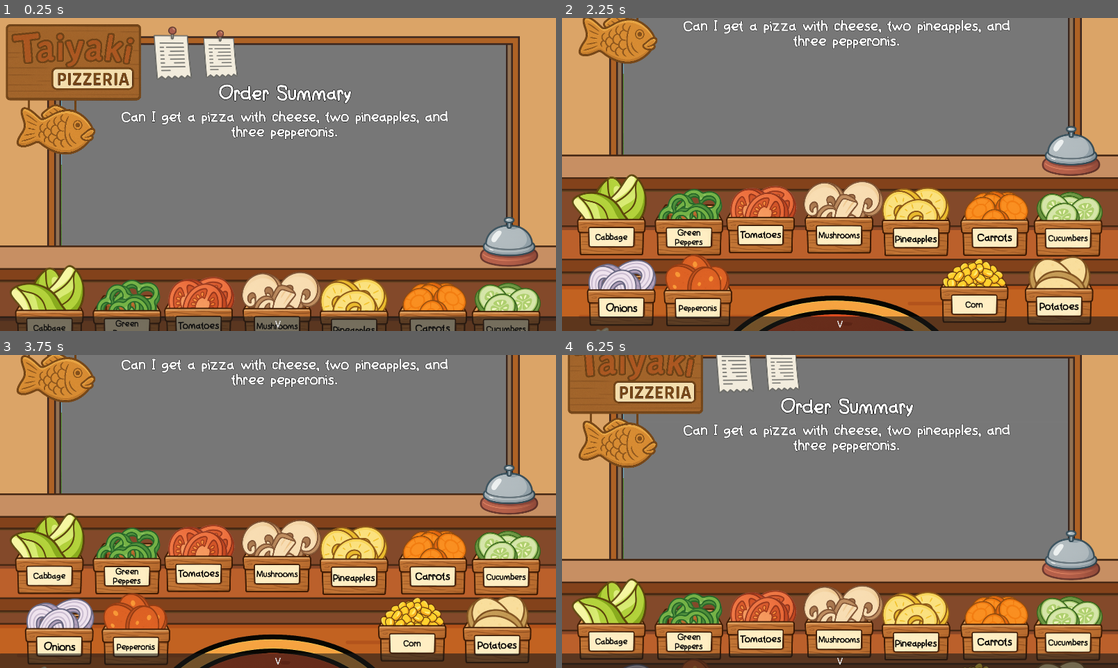
Above: before the commit, frames 1-4 (two rows, left to right).
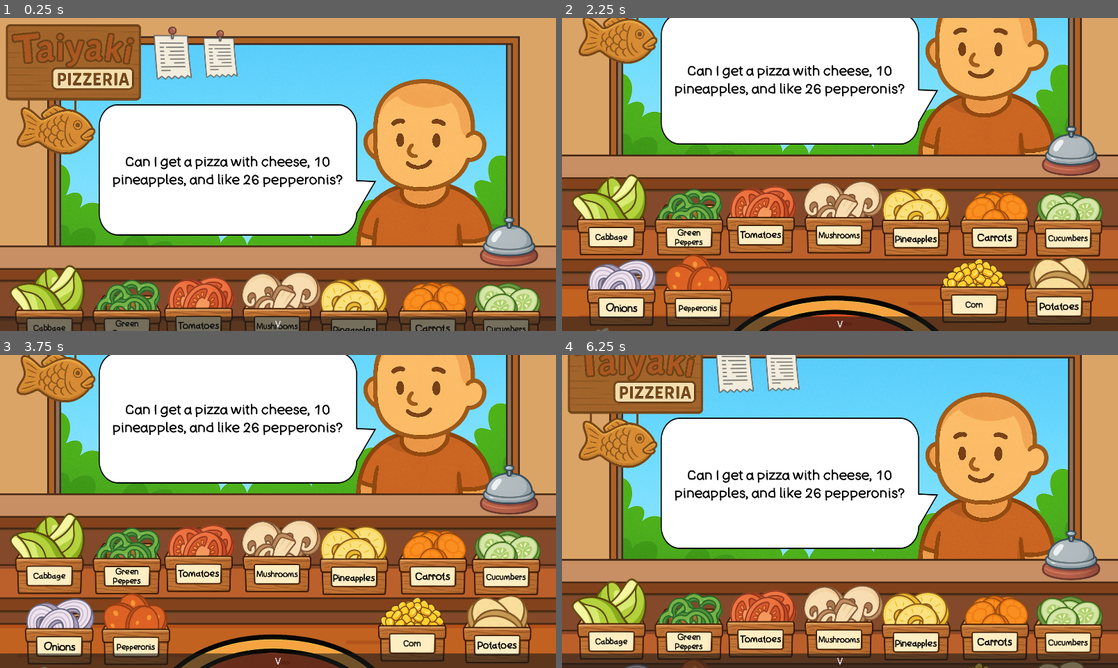
Above: after the commit, the same moments.

Repository: Griffii/Taiyaki_Pizzeria
Game: Godot game, scene res://scenes/the_food_truck.tscn
The game is run twice, just before and just after one commit, with the same random seed, the same clock (stepped at 60 frames per second) and the same inputs.
Inputs:
- Up to frame 1 (0.25 s): no input
- Up to frame 2 (2.25 s): click "V" at 0.5 s; click "LOCK" at 1.25 s; click "^" at 2 s
- Up to frame 3 (3.75 s): click "V" at 2.75 s; click "^" at 3.5 s
- Up to frame 4 (6.25 s): click "V" at 4.25 s; click "LOCK" at 5 s; click "^" at 5.75 s

The runs differ from the first frame. In frame 1, 46% of the frame differs, in the area x 11-91%, y 8-73%; in frame 2, 34%; in frame 3, 34%; in frame 4, 46%.

Commit message:
Shutter Menu update

Diff:
--- a/scenes/shutter_menu.tscn
+++ b/scenes/shutter_menu.tscn
@@ -60,7 +60,7 @@
 theme_override_constants/outline_size = 4
 theme_override_fonts/font = ExtResource("1_iyt2g")
 theme_override_font_sizes/font_size = 48
-text = "Can I get a pizza with cheese, two pineapples, and three pepperonis."
+text = "Can I get a pizza with cheese, 10 pineapples, and like 26 pepperonis?"
 horizontal_alignment = 1
 autowrap_mode = 3
 
--- /dev/null
+++ b/scenes/speech_bubble.tscn
@@ -0,0 +1,21 @@
+[gd_scene load_steps=3 format=3 uid="uid://cpxs2fn0cqik4"]
+
+[ext_resource type="Texture2D" uid="uid://w42faupd6su6" path="res://assets/ui/bubble.png" id="1_a8ruc"]
+[ext_resource type="FontFile" uid="uid://dcussgvmlehgx" path="res://assets/fonts/BadComic-Regular.ttf" id="2_x4eeu"]
+
+[node name="Bubble" type="Sprite2D"]
+texture = ExtResource("1_a8ruc")
+
+[node name="Label" type="Label" parent="."]
+offset_left = -453.0
+offset_top = -197.0
+offset_right = 385.0
+offset_bottom = 201.0
+theme_override_colors/font_color = Color(0, 0, 0, 1)
+theme_override_fonts/font = ExtResource("2_x4eeu")
+theme_override_font_sizes/font_size = 48
+text = "Can I get a pizza with cheese, 10 pineapples, and like 26 pepperonis?"
+horizontal_alignment = 1
+vertical_alignment = 1
+autowrap_mode = 3
+clip_text = true
--- a/scenes/the_food_truck.tscn
+++ b/scenes/the_food_truck.tscn
@@ -19,6 +19,7 @@
 [ext_resource type="PackedScene" uid="uid://dhynlot3ihvtc" path="res://scenes/Vegetable Containers/carrot_container.tscn" id="12_v4q71"]
 [ext_resource type="PackedScene" uid="uid://iroms3xaabon" path="res://scenes/Vegetable Containers/potato_container.tscn" id="14_jv1gi"]
 [ext_resource type="PackedScene" uid="uid://bni34byxgl8m8" path="res://scenes/Vegetable Containers/pepperoni_container.tscn" id="16_48hfl"]
+[ext_resource type="PackedScene" uid="uid://cpxs2fn0cqik4" path="res://scenes/speech_bubble.tscn" id="18_3tmb8"]
 [ext_resource type="PackedScene" uid="uid://bbxppojdka8u" path="res://scenes/Vegetable Containers/cheese_container.tscn" id="18_bu7uo"]
 [ext_resource type="PackedScene" uid="uid://b3p727tvn6smd" path="res://scenes/trash.tscn" id="19_bu7uo"]
 [ext_resource type="PackedScene" uid="uid://c8rx3ilcgvsgo" path="res://scenes/bell.tscn" id="20_xhruc"]
@@ -31,7 +32,11 @@
 texture = SubResource("CanvasTexture_fo2rx")
 modulate_color = Color(0.741176, 0.741176, 0.741176, 0.741176)
 
-[node name="The Food Truck" type="Node2D"]
+[sub_resource type="StyleBoxTexture" id="StyleBoxTexture_3tmb8"]
+texture = SubResource("CanvasTexture_fo2rx")
+modulate_color = Color(0.741176, 0.741176, 0.741176, 0.741176)
+
+[node name="TheFoodTruck" type="Node2D"]
 script = ExtResource("1_fo2rx")
 
 [node name="Camera" type="Camera2D" parent="."]
@@ -45,6 +50,7 @@
 script = ExtResource("1_4p834")
 
 [node name="Shutter_Menu" parent="." instance=ExtResource("3_1vidy")]
+visible = false
 
 [node name="UI_Layer" type="CanvasLayer" parent="."]
 scale = Vector2(0.5, 0.5)
@@ -98,6 +104,18 @@
 theme_override_styles/hover = SubResource("StyleBoxTexture_fo2rx")
 text = "LOCK"
 
+[node name="Close_Button" type="Button" parent="UI_Layer"]
+visible = false
+z_index = 10
+z_as_relative = false
+offset_left = 3234.0
+offset_top = 234.0
+offset_right = 3456.0
+offset_bottom = 436.0
+theme_override_font_sizes/font_size = 32
+theme_override_styles/hover = SubResource("StyleBoxTexture_3tmb8")
+text = "CLOSE"
+
 [node name="ThePizzaTruckInterior01" type="Sprite2D" parent="."]
 z_index = -1
 position = Vector2(960, 945)
@@ -159,6 +177,10 @@
 food_type = "Cheese"
 
 [node name="Customer Container" type="Node" parent="."]
+
+[node name="Bubble" parent="Customer Container" instance=ExtResource("18_3tmb8")]
+z_index = -2
+position = Vector2(820, 524)
 
 [node name="Customer01" type="Sprite2D" parent="Customer Container"]
 z_index = -2
@@ -205,3 +227,4 @@
 [connection signal="pressed" from="UI_Layer/MarginContainer/Up_Button" to="UI_Layer" method="_on_up_button_pressed"]
 [connection signal="pressed" from="UI_Layer/MarginContainer/Down_Button" to="UI_Layer" method="_on_down_button_pressed"]
 [connection signal="pressed" from="UI_Layer/Lock_Button" to="." method="_on_lock_button_pressed"]
+[connection signal="pressed" from="UI_Layer/Close_Button" to="." method="_on_close_button_pressed"]
--- a/scripts/main_scene.gd
+++ b/scripts/main_scene.gd
@@ -4,6 +4,8 @@
 @onready var lock_button = $UI_Layer/Lock_Button
 @onready var pizza_area = $"The_Pizza/PizzaArea"
 @onready var bell_button = $"Decorations Container/Bell"
+@onready var shutter_close_button = $UI_Layer/Close_Button
+@onready var shutter_menu = $Shutter_Menu
 
 func _ready() -> void:
 	bell_button.bell_pressed.connect(check_toppings) # Connect the bell pressed signal
@@ -58,9 +60,8 @@
 func _on_lock_button_pressed() -> void:
 	if FoodTruck.current_selection:
 		FoodTruck.current_selection.locked = !FoodTruck.current_selection.locked
-		print(FoodTruck.current_selection, " is locked: ", FoodTruck.current_selection.locked)
 
-
+# Count toppings on the pizza area and send to global array
 func check_toppings():
 	# Store all ingredient nodes in the PizzaToppings container in an array
 	var all_toppings: Array = $%PizzaToppings.get_children()
@@ -96,3 +97,12 @@
 
 	# Set global data
 	FoodTruck.pizza_toppings = toppings_summary
+
+	# Show / Hide the shutter menu
+	shutter_menu.visible = true
+	shutter_close_button.visible = true
+
+
+func _on_close_button_pressed() -> void:
+	shutter_menu.visible = false
+	shutter_close_button.visible = false
--- a/scripts/shutter_menu.gd
+++ b/scripts/shutter_menu.gd
@@ -4,6 +4,7 @@
 
 @onready var toppingRow1 = $MainMarginContainer/MainVBox/ToppingsMarginContainer/ToppingsVBox/ToppingRow1
 @onready var toppingRow2 = $MainMarginContainer/MainVBox/ToppingsMarginContainer/ToppingsVBox/ToppingRow2
+
 
 func _process(_delta: float) -> void:
 	populate_food_summary()
Binary file added: assets/fonts/BadComic-Regular.ttf
Not shown, added: assets/fonts/BadComic-Regular.ttf.import
Binary file added: assets/ui/bubble.png
Not shown, added: assets/ui/bubble.png.import
Not shown: 1 places in scenes/the_food_truck.tscn that only renumber resources
